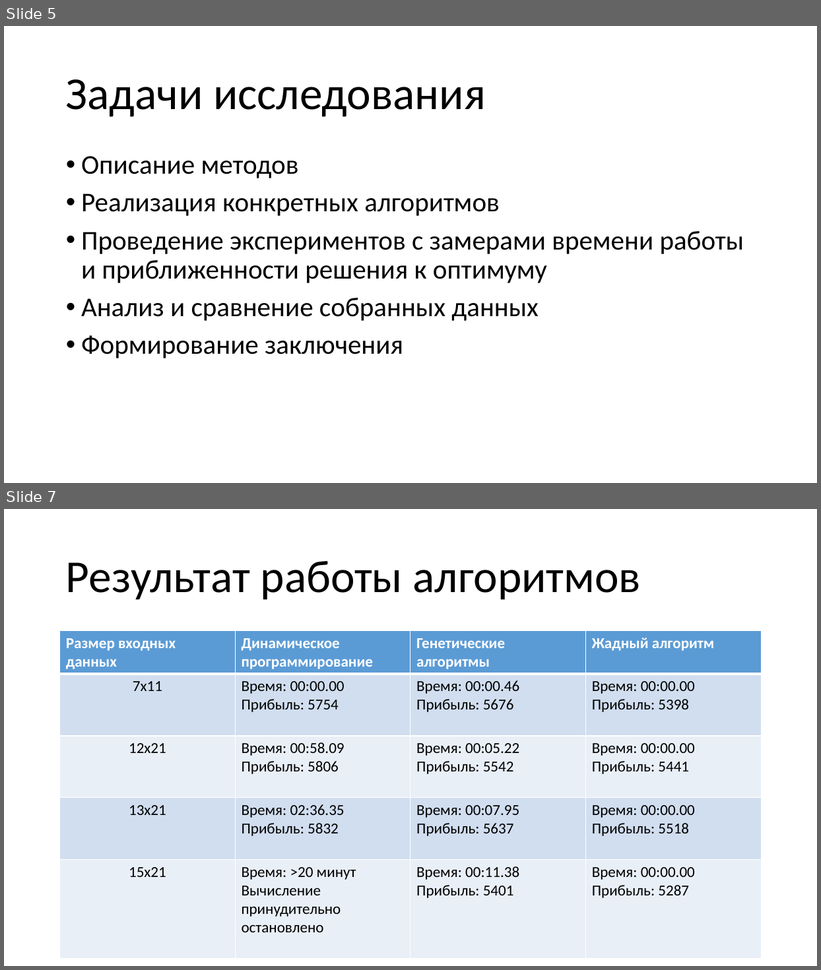
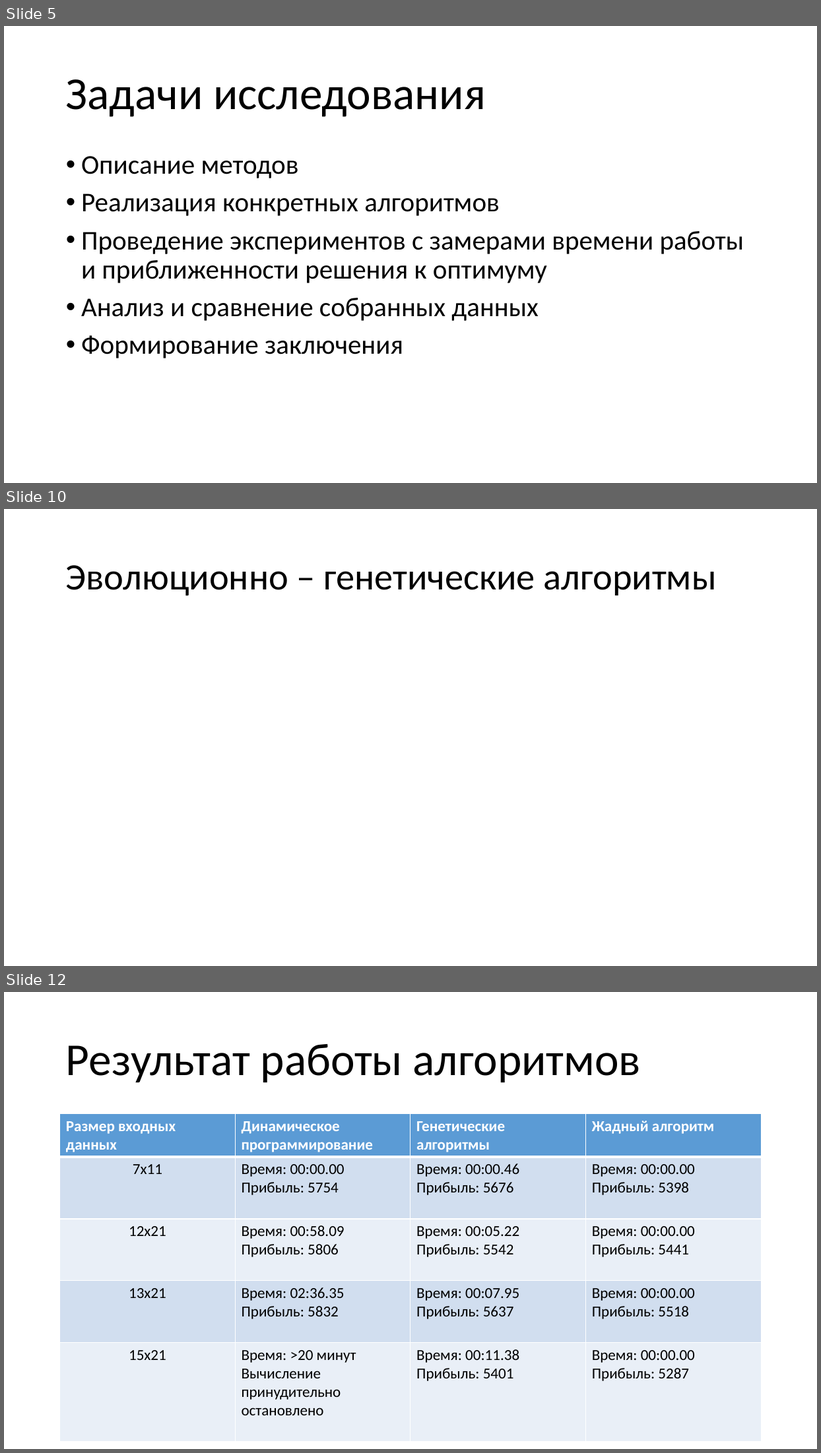
Before and after one commit to Danilews/Backpack, a slide deck: Backpack_plus_remaster/Дипломная работа.pptx. Shown one above the other, each under a label of ours: slides 5 and 7 before the commit, slides 5, 10 and 12 after it; the slides between them are not shown. The pictures are 821x970 and 821x1453 pixels, drawn with LibreOffice and Linux fonts; fonts in the diff are those of the drawing. Boxes give left, top, right and bottom in pixels: in the first picture for what was removed or moved away, otherwise in the second. Text is boxed around its words. In the diff, an @@ line names an element or a change of style, - is before the commit and + after.

```diff
--- a/Backpack_plus_remaster/Дипломная работа.pptx
+++ b/Backpack_plus_remaster/Дипломная работа.pptx
@@ slide 10 added at box(4, 509, 817, 966), background #FFFFFF @@
@@ title added at box(66, 565, 717, 596), 44 pt, text #000000 @@
+Эволюционно – генетические алгоритмы
@@ what was slide 7 is now slide 12 @@
```
Also in this commit, not shown: 1 slide changed, 6 other slides added, 1 slide removed, 6 other files.
